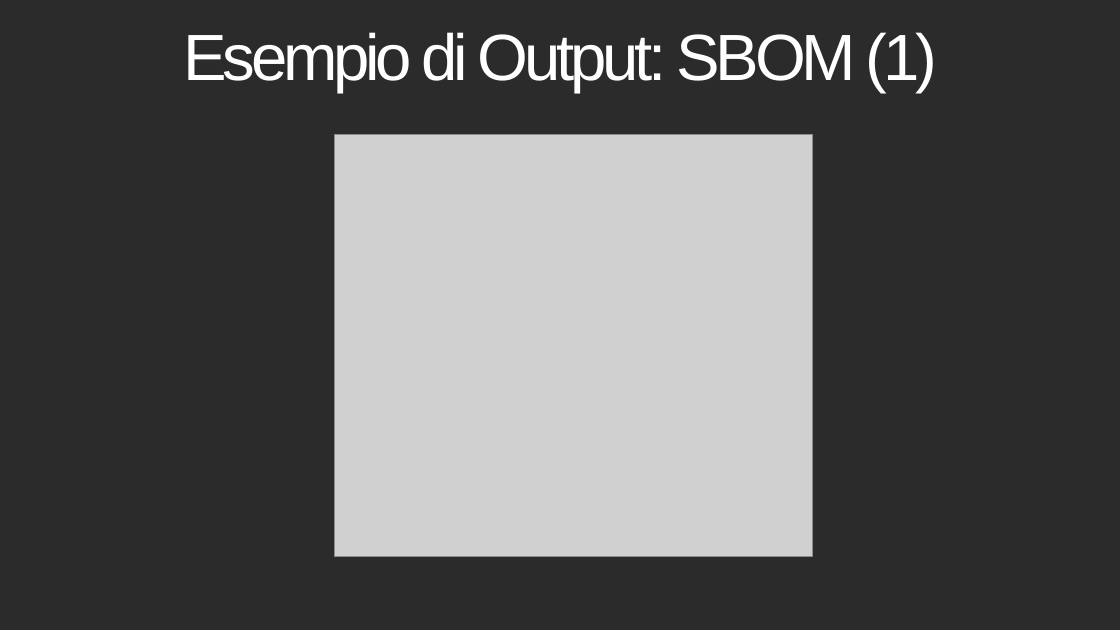
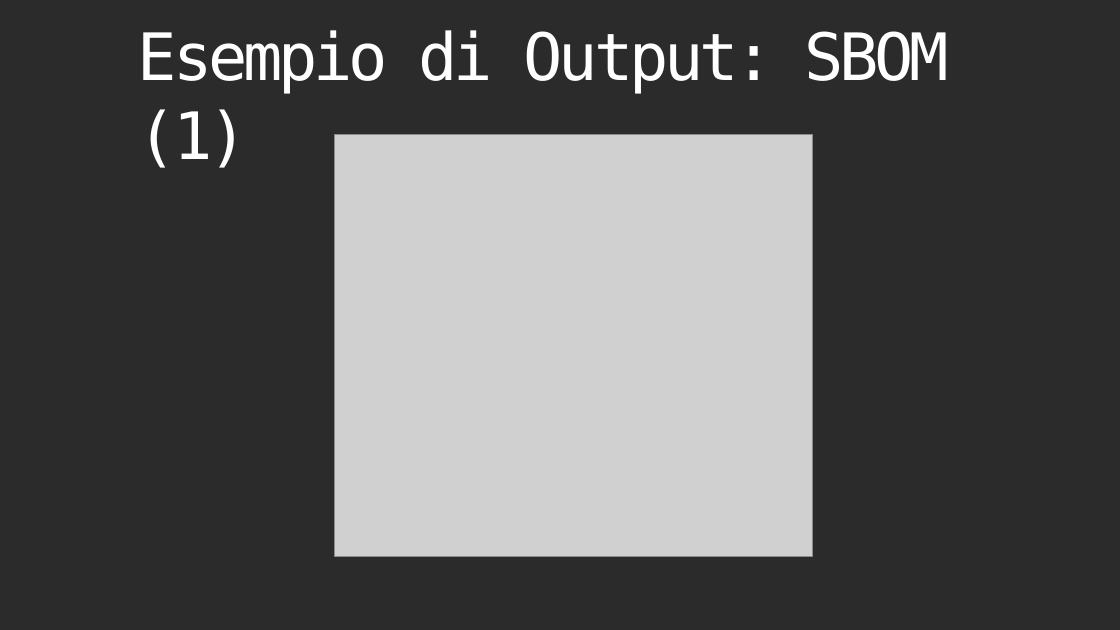
Before and after one commit to securityresearchlab/Cybersecurity-projects-2024, a slide deck: slide 10 of presentazione/PresentazioneSbom_Consegnata.pptx. Drawn at 1120x630 pixels with LibreOffice and Linux fonts; fonts in the diff are those of the drawing; grey boxes stand for pictures; background and template pictures are left out; a plain dark background stands for a picture behind light text. Boxes give left, top, right and bottom in pixels: in the first picture for what was removed or moved away, otherwise in the second. Text is boxed around its words. In the diff, an @@ line names an element or a change of style, - is before the commit and + after.

```diff
--- a/presentazione/PresentazioneSbom_Consegnata.pptx
+++ b/presentazione/PresentazioneSbom_Consegnata.pptx
@@ title "Esempio di Output: SBOM (1)": place and size @@
-title "Esempio di Output: SBOM (1)" at <box>183,32,937,93</box>
+title "Esempio di Output: SBOM (1)" at <box>138,30,950,168</box>
@@ title "Esempio di Output: SBOM (1)" at <box>138,30,950,168</box>: font Arial to DejaVu Sans Mono @@
```
Also in this commit, not shown: 13 other slides changed, 1 slide added, 1 other file.
